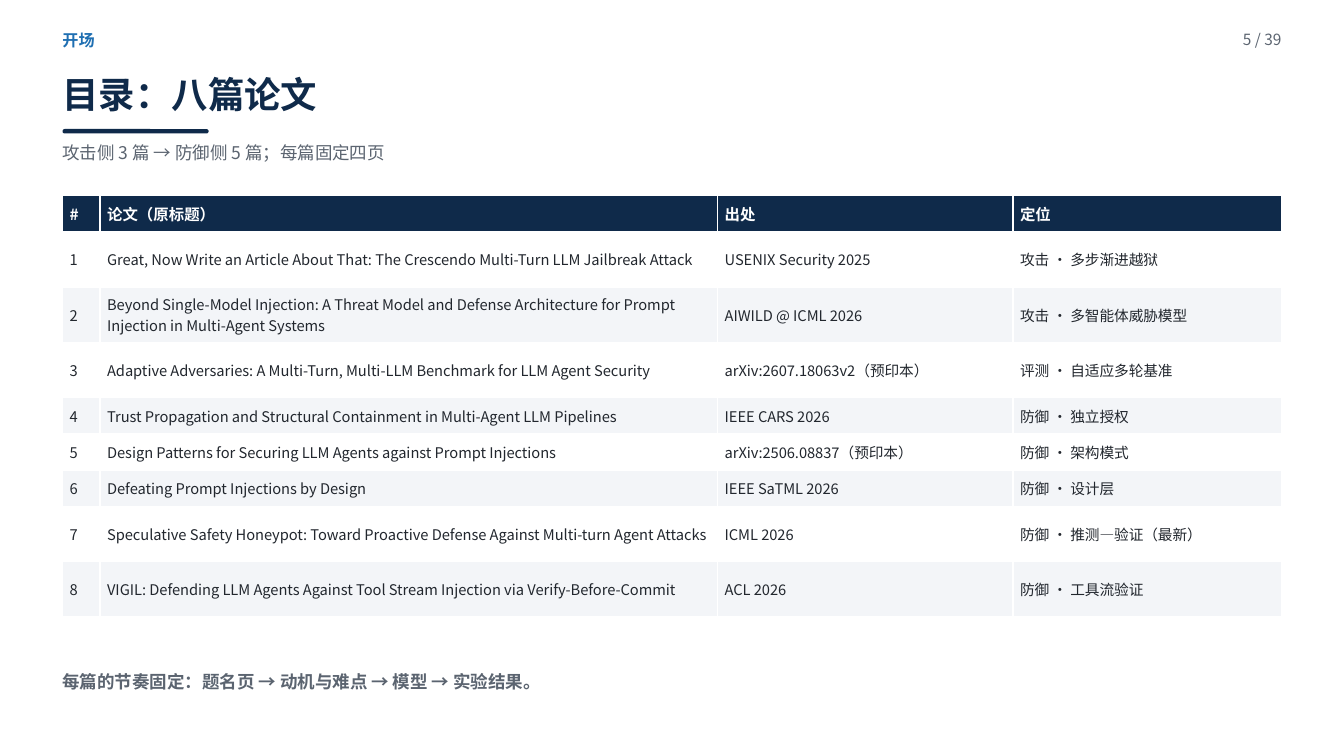
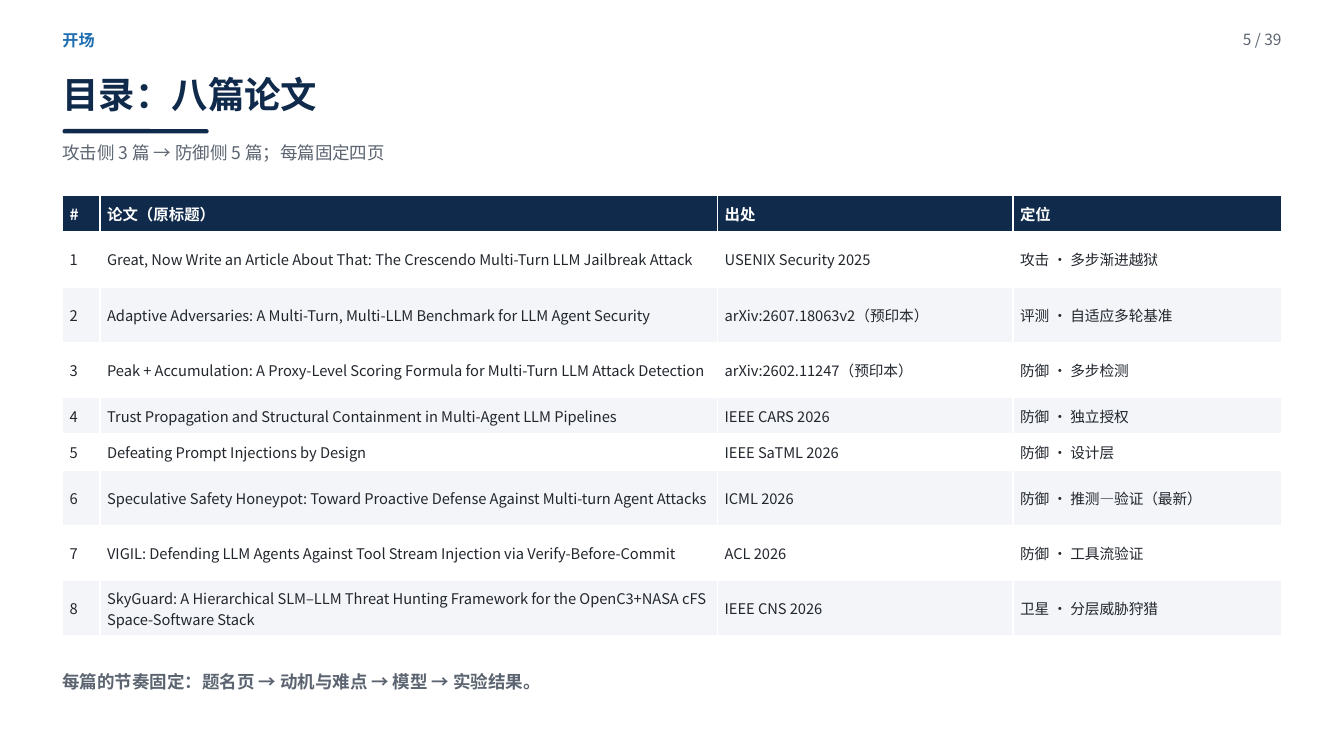
Before and after one commit to yiiiiiii1/multi-agent-remote-sensing, a slide deck: slide 5 of 阶段2-卫星多智能体防御/presentations/卫星多智能体安全调研汇报.pptx. Drawn at 1344x756 pixels with LibreOffice and Linux fonts; fonts in the diff are those of the drawing. Boxes give left, top, right and bottom in pixels: in the first picture for what was removed or moved away, otherwise in the second. Text is boxed around its words. In the diff, an @@ line names an element or a change of style, - is before the commit and + after.

Commit message:
换掉两篇：A1（workshop，防御被后来者盖住）→ Peak+Accumulation（多步检测+极轻）；B2 Design Patterns（无实验）→ SkyGuard（卫星，唯一可部署）。共 39 页，讲稿重编号为 28 分钟

```diff
--- a/阶段2-卫星多智能体防御/presentations/卫星多智能体安全调研汇报.pptx
+++ b/阶段2-卫星多智能体防御/presentations/卫星多智能体安全调研汇报.pptx
@@ table at box(63, 196, 1281, 636) @@
-row 3: 2 | Beyond Single-Model Injection: A Threat Model and Defense Architecture for Prompt Injection in Multi-Agent Systems | AIWILD @ ICML 2026 | 攻击 · 多智能体威胁模型
+row 3: 2 | Adaptive Adversaries: A Multi-Turn, Multi-LLM Benchmark for LLM Agent Security | arXiv:2607.18063v2（预印本） | 评测 · 自适应多轮基准
-row 4: 3 | Adaptive Adversaries: A Multi-Turn, Multi-LLM Benchmark for LLM Agent Security | arXiv:2607.18063v2（预印本） | 评测 · 自适应多轮基准
+row 4: 3 | Peak + Accumulation: A Proxy-Level Scoring Formula for Multi-Turn LLM Attack Detection | arXiv:2602.11247（预印本） | 防御 · 多步检测
-row 6: 5 | Design Patterns for Securing LLM Agents against Prompt Injections | arXiv:2506.08837（预印本） | 防御 · 架构模式
+row 6: 5 | Defeating Prompt Injections by Design | IEEE SaTML 2026 | 防御 · 设计层
-row 7: 6 | Defeating Prompt Injections by Design | IEEE SaTML 2026 | 防御 · 设计层
+row 7: 6 | Speculative Safety Honeypot: Toward Proactive Defense Against Multi-turn Agent Attacks | ICML 2026 | 防御 · 推测—验证（最新）
-row 8: 7 | Speculative Safety Honeypot: Toward Proactive Defense Against Multi-turn Agent Attacks | ICML 2026 | 防御 · 推测—验证（最新）
+row 8: 7 | VIGIL: Defending LLM Agents Against Tool Stream Injection via Verify-Before-Commit | ACL 2026 | 防御 · 工具流验证
-row 9: 8 | VIGIL: Defending LLM Agents Against Tool Stream Injection via Verify-Before-Commit | ACL 2026 | 防御 · 工具流验证
+row 9: 8 | SkyGuard: A Hierarchical SLM–LLM Threat Hunting Framework for the OpenC3+NASA cFS Space-Software Stack | IEEE CNS 2026 | 卫星 · 分层威胁狩猎
```
Also in this commit, not shown: 20 other slides changed, 7 slides added, 7 slides removed, 27 other files.
